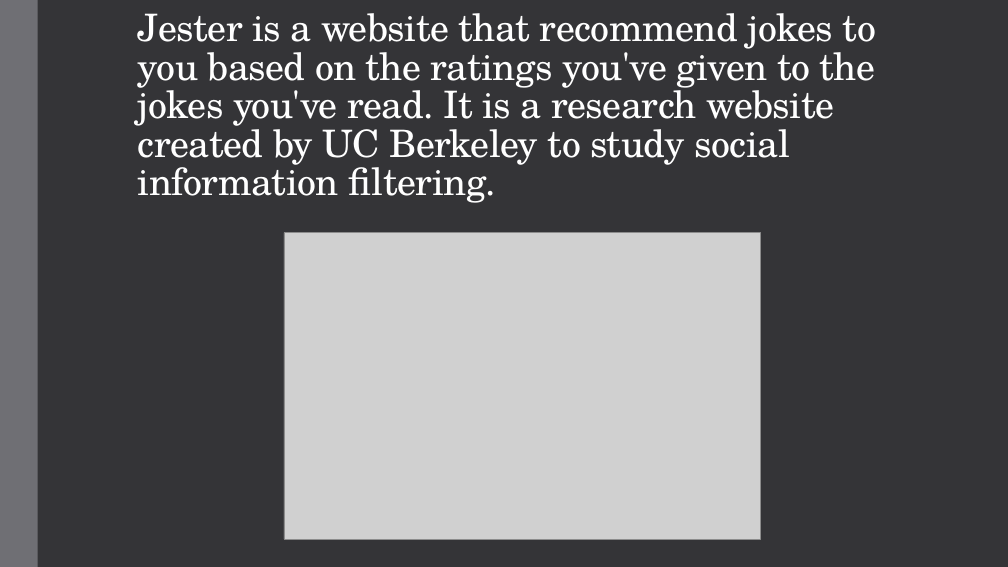
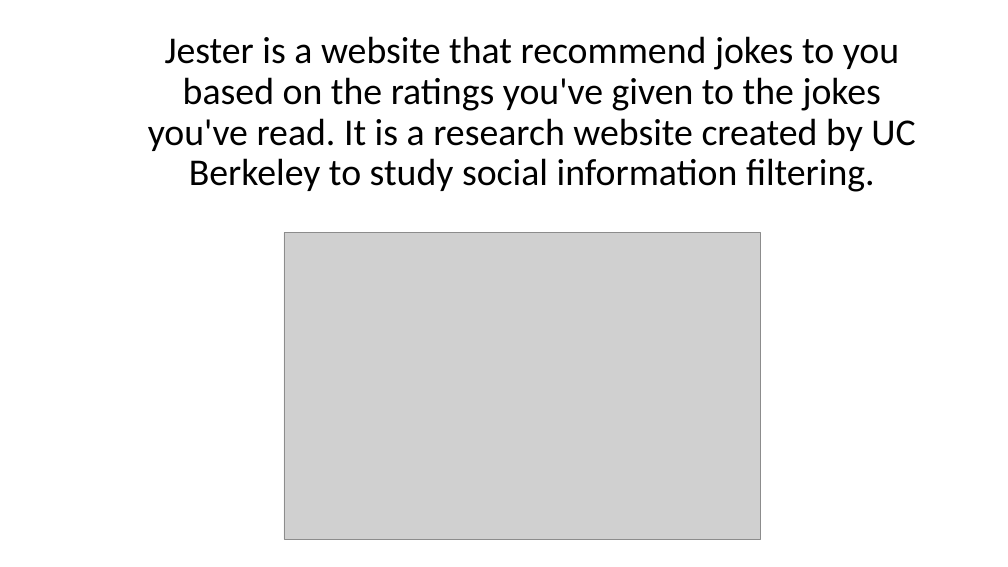
Before and after one commit to Tyllis/Data607, a slide deck: slide 1 of jester-collaborative-filtering.pptx. Drawn at 1008x567 pixels with LibreOffice and Linux fonts; fonts in the diff are those of the drawing; grey boxes stand for pictures. Boxes give left, top, right and bottom in pixels: in the first picture for what was removed or moved away, otherwise in the second. Text is boxed around its words. In the diff, an @@ line names an element or a change of style, - is before the commit and + after.

```diff
--- a/jester-collaborative-filtering.pptx
+++ b/jester-collaborative-filtering.pptx
@@ background #353537 to #FFFFFF @@
@@ rectangle removed at box(0, 0, 38, 567) @@
@@ title "Jester is a website that ...": place and size @@
-title "Jester is a website that ..." at box(138, 13, 876, 203)
+title "Jester is a website that ..." at box(148, 36, 915, 192)
@@ title "Jester is a website that ..." at box(148, 36, 915, 192): font TeX Gyre Schola to Calibri, text colour #FFFFFF to #000000, letter spacing -0.5 to 0 pt; alignment left to centre; line spacing 0.85 to 0.9 @@
```
Also in this commit, not shown: 3 other slides changed, 6 slides added, 1 slide removed.
